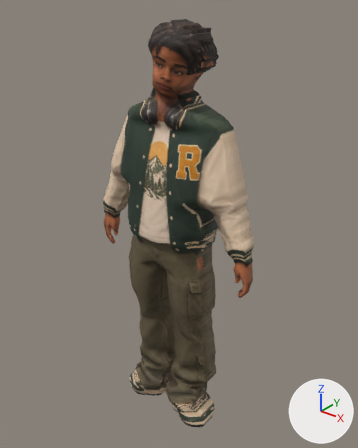
An edit to the glTF model assets/figures/rashad.glb, drawn before and after from the same camera.
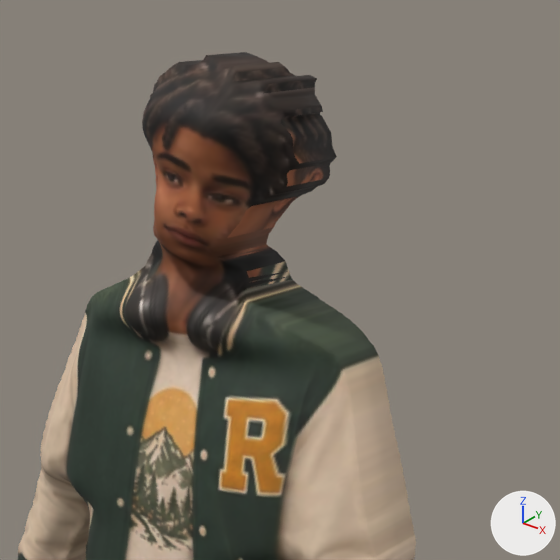
The first picture shows the older version from a camera (50 mm lens) standing at (1.18, -1.439, 1.874) and looking at (-0.005, 0.042, 0.956). The close-ups show the older and then the newer version on the part from 27% to 84% of the width and 0% to 45% of the height of that picture. Only the edits that show in the close-ups are written down. Every picture has the same lights, and +X, +Y and +Z are marked at lower right. Vertices at exactly the same position are counted once.

Names of what the first close-up shows: 'rashad'.
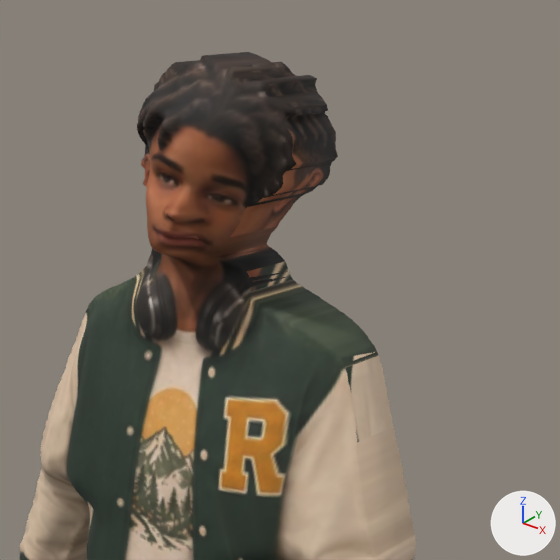
The edits, one by one:
me_rashad has 44290 vertices, 88576 faces and spans x -0.4..0.39, y -0.15..0.14, z 0.0..1.76.
me_rashad is used by ob_rashad; location (0.0, 0.0, 0.0).
me_rashad part 1: 35 of the vertices in x -0.06..0.06, y -0.11..-0.04, z 1.53..1.63 are moved by (0.0, -0.03, 0.0).
me_rashad part 2: 220 of the vertices in x -0.06..0.06, y -0.12..-0.04, z 1.53..1.69 are moved by (0.0, -0.02, 0.0).
me_rashad part 3: 433 of the vertices in x -0.07..0.16, y -0.13..0.11, z 1.52..1.76 are moved by (0.0, -0.01, 0.0).
me_rashad part 4: 790 of the vertices in x -0.21..0.21, y -0.13..0.08, z 1.4..1.76 are moved by (0.0, 0.01, 0.0).
me_rashad part 5: 472 of the vertices in x -0.17..0.17, y -0.12..-0.04, z 1.42..1.7 are moved by (0.0, 0.02, 0.0).
me_rashad part 6: texture (UV) coordinates of 923 of 88576 faces, centred in x -0.26..0.26, y -0.11..0.11, z 0.05..1.76, changed; they spanned u 0.06..0.87, v 0.08..0.98 and now span u 0.06..0.8, v 0.07..0.98.

What differs and where, as boxes [x1, y1, x2, y2] in the close-ups (560 x 560 px; the box of a moved part takes in the faces that stretch with it):
'rashad', reshaped, surface changed: before [18, 52, 416, 560]; after [20, 52, 416, 560]
part 1 of me_rashad, moved or reshaped: before [153, 158, 194, 252]; after [141, 160, 193, 254]
part 2 of me_rashad, moved or reshaped: before [152, 153, 199, 256]; after [138, 116, 201, 256]
part 3 of me_rashad, moved or reshaped: before [142, 52, 332, 259]; after [137, 52, 333, 259]
part 4 of me_rashad, moved or reshaped: before [89, 80, 366, 363]; after [91, 80, 367, 363]
part 5 of me_rashad, moved or reshaped: before [94, 111, 345, 354]; after [101, 110, 347, 352]
part 6 of me_rashad, surface changed: before [158, 62, 380, 443]; after [186, 62, 380, 443]
